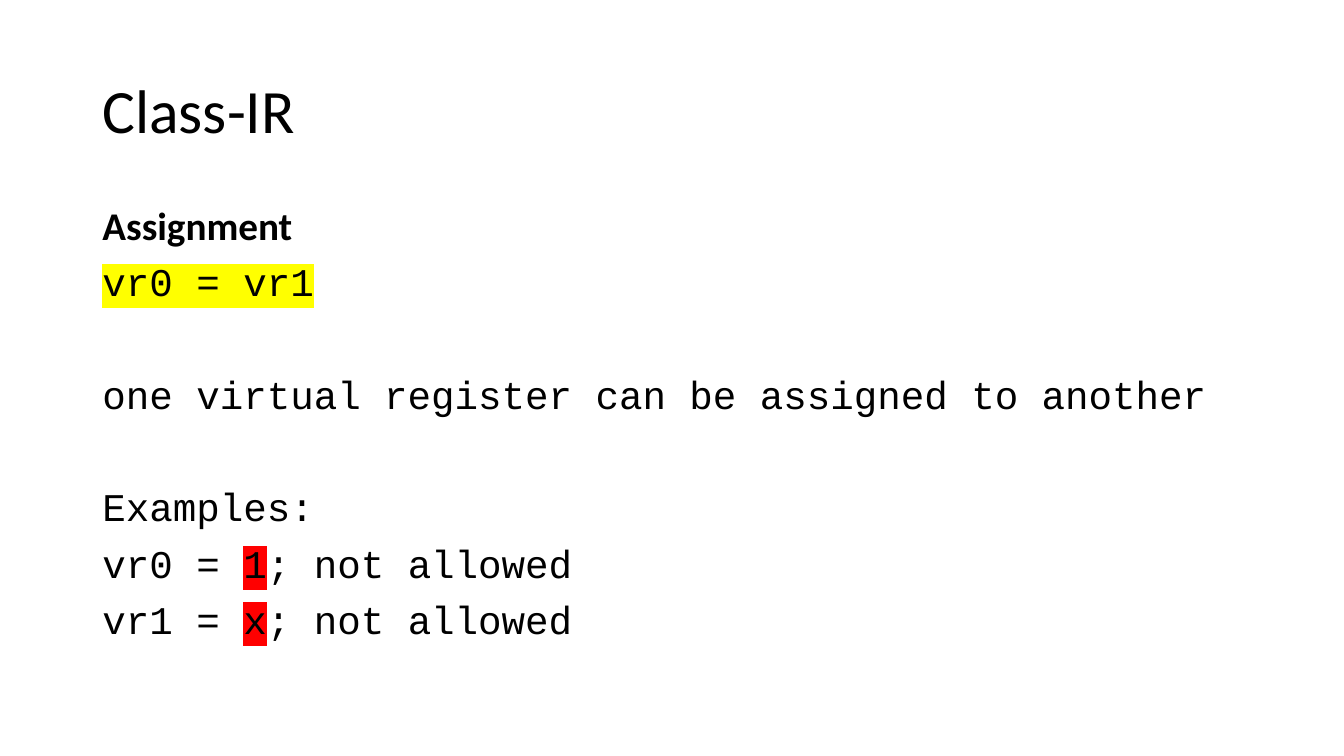
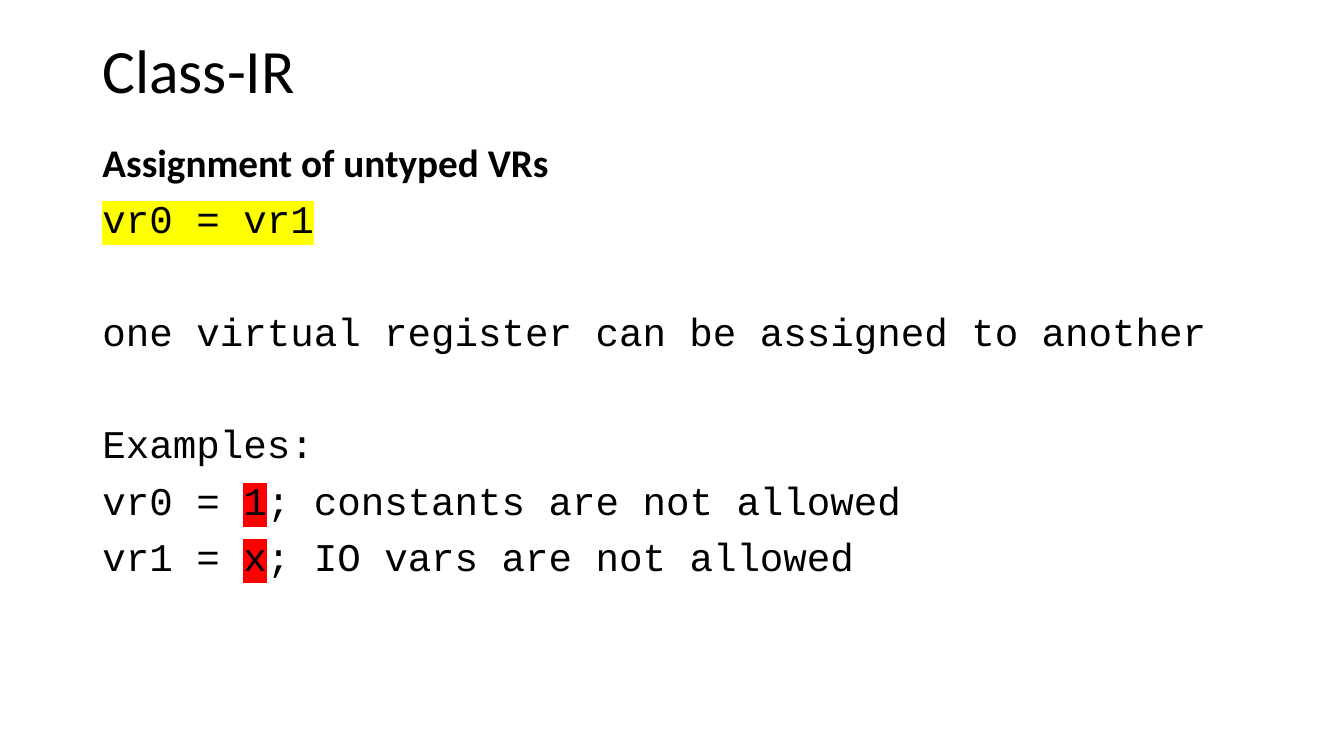
Before and after one commit to siero/CSE110A-W26, a slide deck: slide 24 of PDFS/C110-M3-04-FUNCTIONS-IR-SCOPE.pptx (slide 26 before the commit). Drawn at 1344x756 pixels with LibreOffice and Linux fonts; fonts in the diff are those of the drawing. Boxes give left, top, right and bottom in pixels: in the first picture for what was removed or moved away, otherwise in the second. Text is boxed around its words. In the diff, an @@ line names an element or a change of style, - is before the commit and + after.

```diff
--- a/PDFS/C110-M3-04-FUNCTIONS-IR-SCOPE.pptx
+++ b/PDFS/C110-M3-04-FUNCTIONS-IR-SCOPE.pptx
@@ title "Class-IR": place and size @@
-title "Class-IR" at bbox=[102, 90, 294, 134]
+title "Class-IR" at bbox=[102, 50, 294, 94]
@@ text "Assignment of untyped VRs": place and size @@
-text "Assignment of untyped VRs" at bbox=[102, 212, 1206, 645]
+text "Assignment of untyped VRs" at bbox=[102, 149, 1206, 582]
@@ text at bbox=[102, 149, 549, 184]: text changed @@
-Assignment
+Assignment of untyped VRs
@@ text at bbox=[102, 487, 901, 582]: text changed @@
-vr0 = 1; not allowed
-vr1 = x; not allowed
+vr0 = 1; constants are not allowed
+vr1 = x; IO vars are not allowed
```
Also in this commit, not shown: 51 other slides changed, 4 slides added, 4 slides removed, 1 other file.
